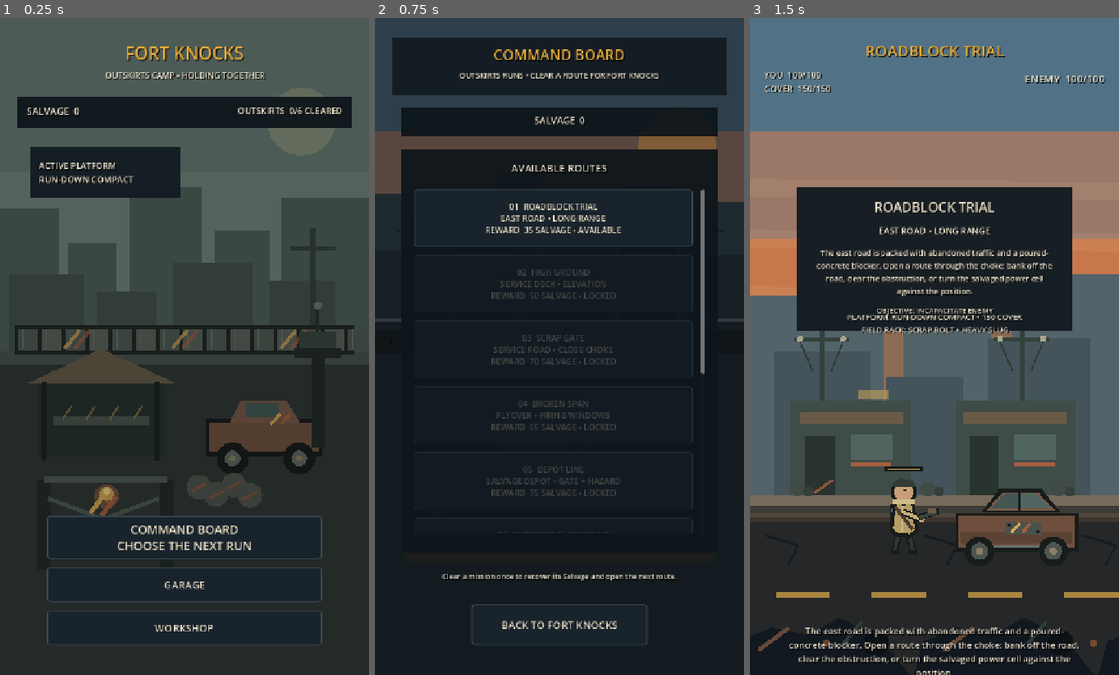
Above: before the commit, frames 1-3 (left to right).
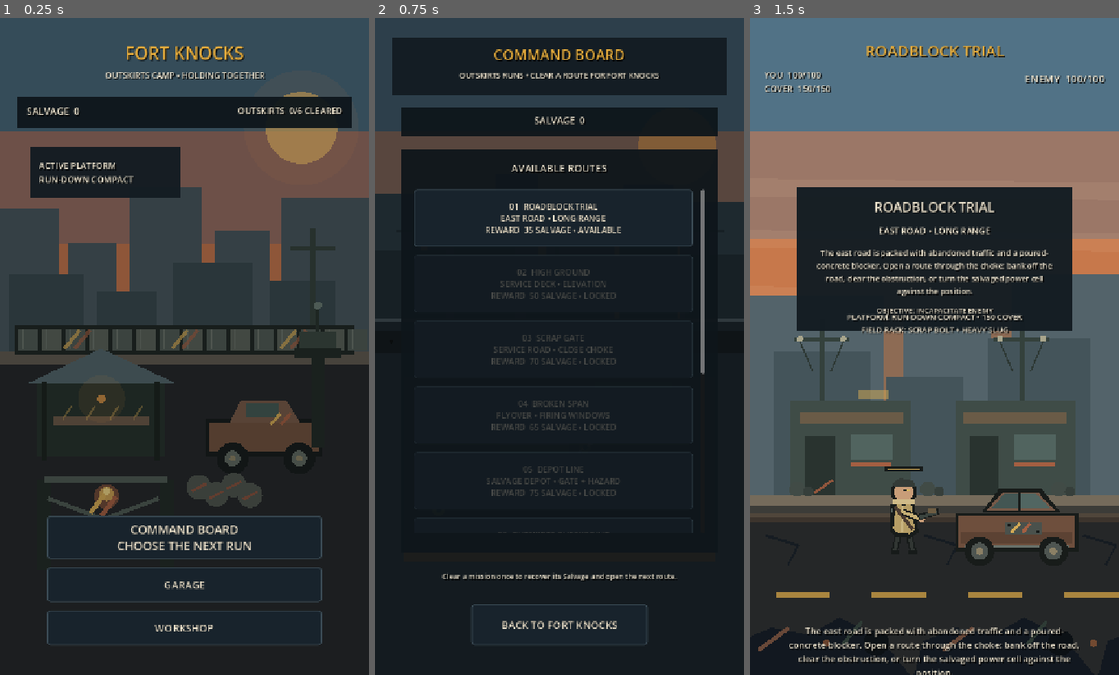
Above: after the commit, the same moments.

Repository: phantompixel-developer/FortKnocks
Game: Godot game, scene res://game/core/app.tscn
Two runs of this game, one before a commit and one after it. Both use one fixed random seed, a clock stepped at 60 frames per second and the inputs below.
Inputs:
- Up to frame 1 (0.25 s): no input
- Up to frame 2 (0.75 s): click "COMMAND BOARD CHOOSE THE NEXT…" at 0.5 s
- Up to frame 3 (1.5 s): click "01 ROADBLOCK TRIAL EAST ROAD …" at 1.25 s

The runs differ from the first frame. In frame 1, 11% of the frame differs, in the area x 0-100%, y 10-62%; in frame 2, nothing differs; in frame 3, nothing differs.

Commit message:
style: give Fort Knocks hub cinematic production lighting

Diff:
--- a/game/hub/fort_knocks_hub_visual.gd
+++ b/game/hub/fort_knocks_hub_visual.gd
@@ -33,11 +33,15 @@
 	_draw_gate_and_watch()
 
 func _draw_atmosphere() -> void:
-	draw_rect(Rect2(0, 0, 720, 1280), Color("71847d"))
-	draw_rect(Rect2(0, 0, 720, 300), Color("667b74"))
-	draw_circle(Vector2(588, 202), 66.0, Color("d4c790", 0.30))
-	draw_rect(Rect2(0, 650, 720, 630), Color("2f3733"))
-	draw_rect(Rect2(0, 650, 720, 25), Color("48534d"))
+	# Same warm/cool lighting language as the locked production reference.
+	draw_rect(Rect2(0, 0, 720, 1280), Color("4b6879"))
+	draw_rect(Rect2(0, 0, 720, 220), Color("466679"))
+	draw_rect(Rect2(0, 220, 720, 220), Color("946b61"))
+	draw_rect(Rect2(0, 440, 720, 210), Color("c2744c"))
+	draw_circle(Vector2(588, 214), 70.0, Color("f3c36c", 0.72))
+	draw_circle(Vector2(588, 214), 112.0, Color("ed9650", 0.10))
+	draw_rect(Rect2(0, 650, 720, 630), Color("242729"))
+	draw_rect(Rect2(0, 650, 720, 25), Color("5f5a50"))
 
 func _draw_distant_outskirts() -> void:
 	for building in [
@@ -47,14 +51,14 @@
 		Rect2(418, 414, 108, 236),
 		Rect2(548, 350, 172, 300),
 	]:
-		draw_rect(building, Color("4d5f58"))
+		draw_rect(building, Color("46565d"))
 	for building in [
 		Rect2(18, 500, 145, 150),
 		Rect2(188, 532, 118, 118),
 		Rect2(338, 476, 155, 174),
 		Rect2(526, 512, 128, 138),
 	]:
-		draw_rect(building, Color("42514b"))
+		draw_rect(building, Color("37484e"))
 	draw_line(Vector2(610, 648), Vector2(610, 410), Color("34413c"), 9.0)
 	draw_line(Vector2(568, 450), Vector2(653, 450), Color("34413c"), 7.0)
 
@@ -146,11 +150,13 @@
 	draw_rect(Rect2(72, 708, 250, 148), Color("26312d"))
 	draw_polygon(
 		PackedVector2Array([Vector2(54, 712), Vector2(197, 644), Vector2(344, 712)]),
-		PackedColorArray([Color("655d49")])
+		PackedColorArray([Color("52656a")])
 	)
 	draw_line(Vector2(86, 710), Vector2(86, 862), Color("1b231f"), 10.0)
 	draw_line(Vector2(307, 710), Vector2(307, 862), Color("1b231f"), 10.0)
-	draw_rect(Rect2(104, 776, 188, 18), Color("4a544e"))
+	draw_rect(Rect2(104, 776, 188, 18), Color("6b5848"))
+	draw_circle(Vector2(198, 742), 46.0, Color("f0a14a", 0.10))
+	draw_circle(Vector2(198, 742), 8.0, Color("f0a14a", 0.78))
 	for x in [122.0, 168.0, 214.0, 260.0]:
 		draw_line(Vector2(x, 782), Vector2(x + 18, 756), Color("d4aa55", 0.45), 4.0)
 
